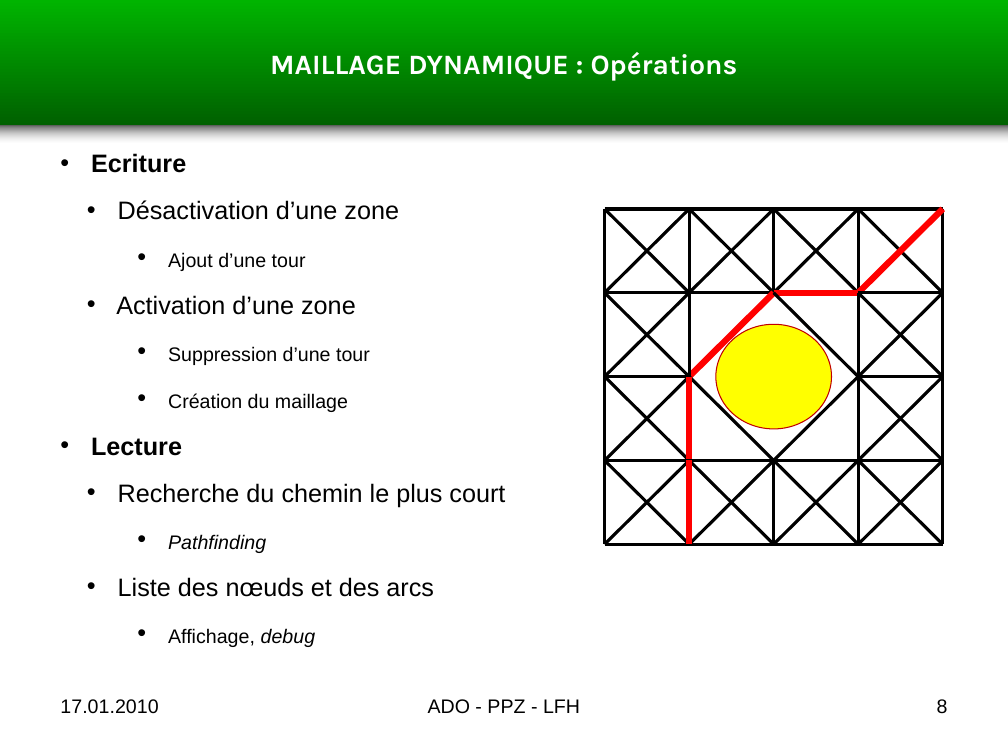
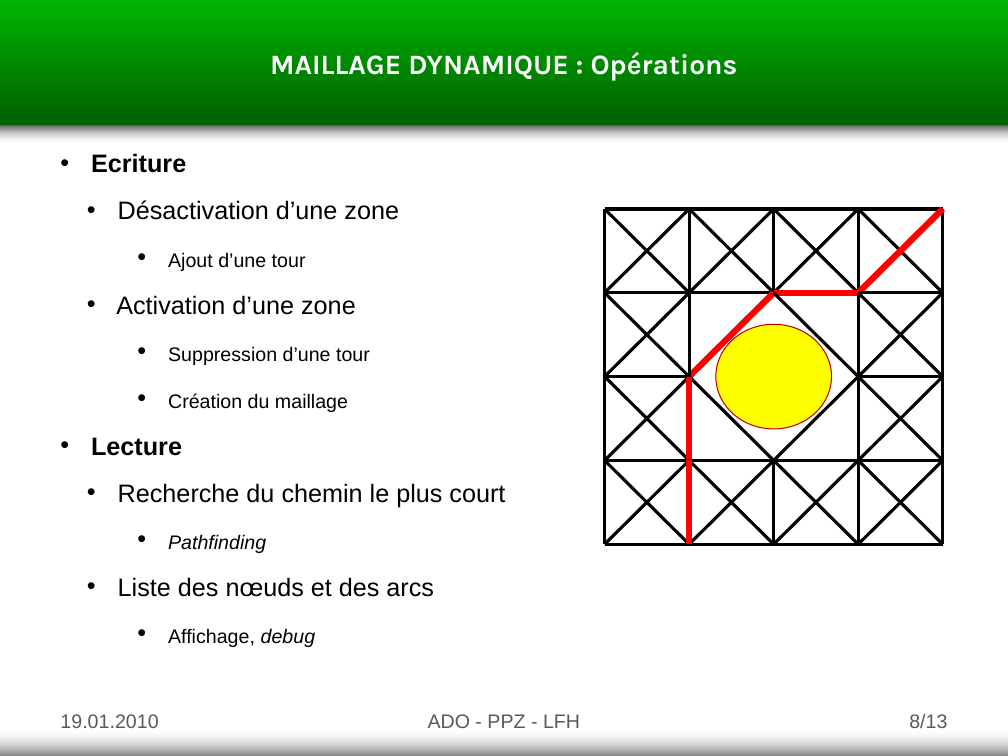
Before and after one commit to goupildb/asd-tower-defense, a slide deck: slide 8 of documents/presentation.pptx. Drawn at 1008x756 pixels with LibreOffice and Linux fonts; fonts in the diff are those of the drawing. Boxes give left, top, right and bottom in pixels: in the first picture for what was removed or moved away, otherwise in the second. Text is boxed around its words. In the diff, an @@ line names an element or a change of style, - is before the commit and + after.

Commit message:
Fin de mes slides

```diff
--- a/documents/presentation.pptx
+++ b/documents/presentation.pptx
@@ text at box(60, 714, 158, 728): text changed; text colour #000000 to #595959 @@
-17.01.2010
+19.01.2010
@@ text "ADO - PPZ - LFH": place and size @@
-text "ADO - PPZ - LFH" at box(428, 699, 580, 714)
+text "ADO - PPZ - LFH" at box(428, 714, 580, 728)
@@ text "ADO - PPZ - LFH" at box(428, 714, 580, 728): text colour #000000 to #595959 @@
@@ page number at box(909, 714, 947, 728): text changed; text colour #000000 to #595959 @@
-8
+8/13
@@ rectangle added at box(0, 731, 1008, 756), fill gradient #DDDDDD to #767676 @@
```
Also in this commit, not shown: 11 other slides changed.
